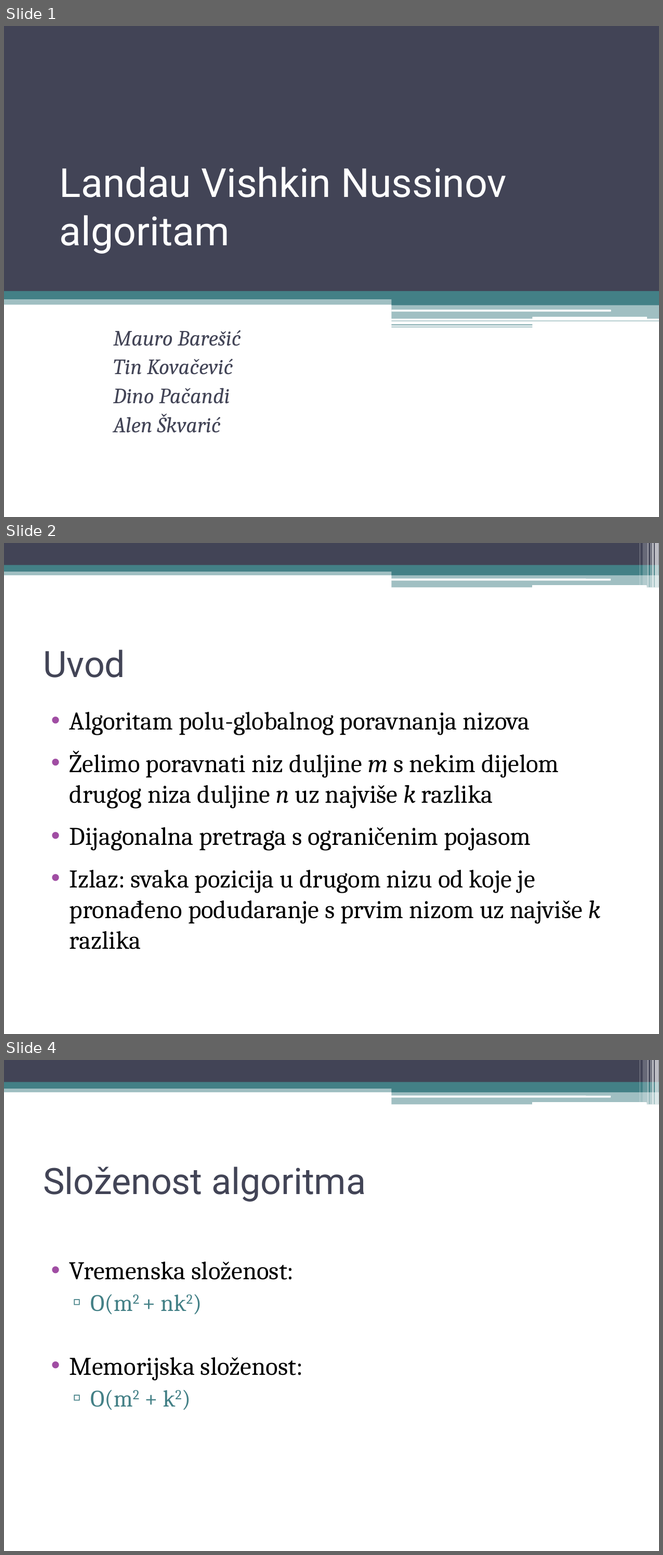
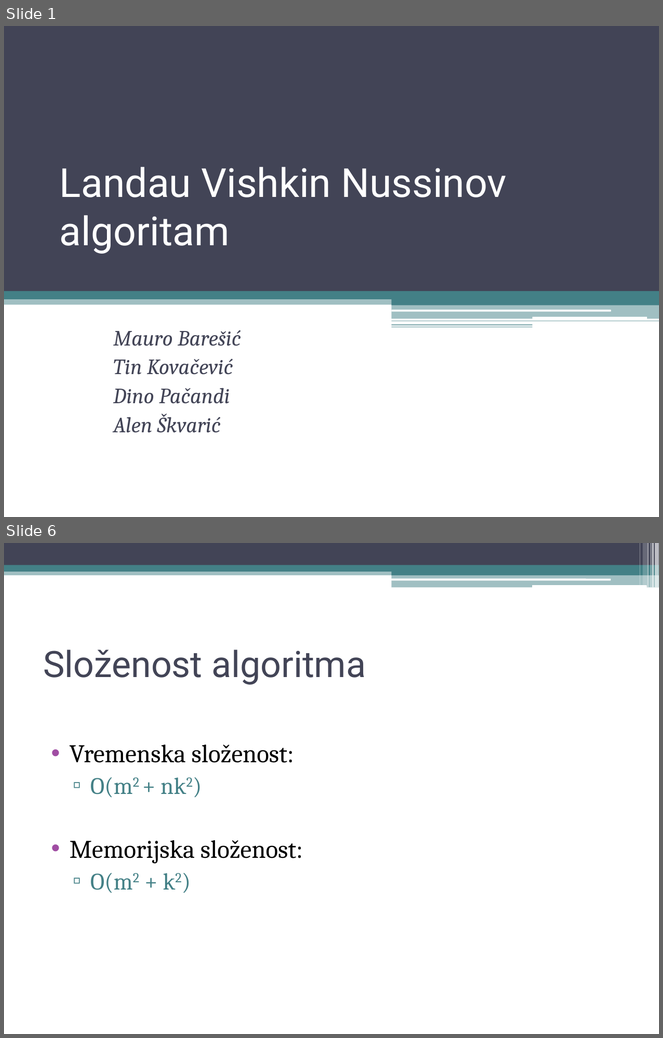
Before and after one commit to MauroBaresic/bioinf-string-matching-with-k-differences, a slide deck: Landau Vishkin Nussinov.pptx. Shown one above the other, each under a label of ours: slides 1, 2 and 4 before the commit, slides 1 and 6 after it; the slides between them are not shown. The pictures are 663x1555 and 663x1038 pixels, drawn with LibreOffice and Linux fonts; fonts in the diff are those of the drawing. Boxes give left, top, right and bottom in pixels: in the first picture for what was removed or moved away, otherwise in the second. Text is boxed around its words. In the diff, an @@ line names an element or a change of style, - is before the commit and + after.

Commit message:
Updated presentation

```diff
--- a/Landau Vishkin Nussinov.pptx
+++ b/Landau Vishkin Nussinov.pptx
@@ slide 2 removed at (4,543,659,1034), background #FFFFFF; not listed: 13 template elements that a slide beside it also shows @@
@@ title removed at (43,650,125,678) @@
-Uvod
@@ text removed at (70,712,601,950) @@
-• Algoritam polu-globalnog poravnanja nizova
-• Želimo poravnati niz duljine m s nekim dijelom drugog niza duljine n uz najviše k razlika
-• Dijagonalna pretraga s ograničenim pojasom
-• Izlaz: svaka pozicija u drugom nizu od koje je pronađeno podudaranje s prvim nizom uz najviše k razlika
@@ what was slide 4 is now slide 6 @@
```
Also in this commit, not shown: 4 slides added, 1 other slide removed, 1 other file.
